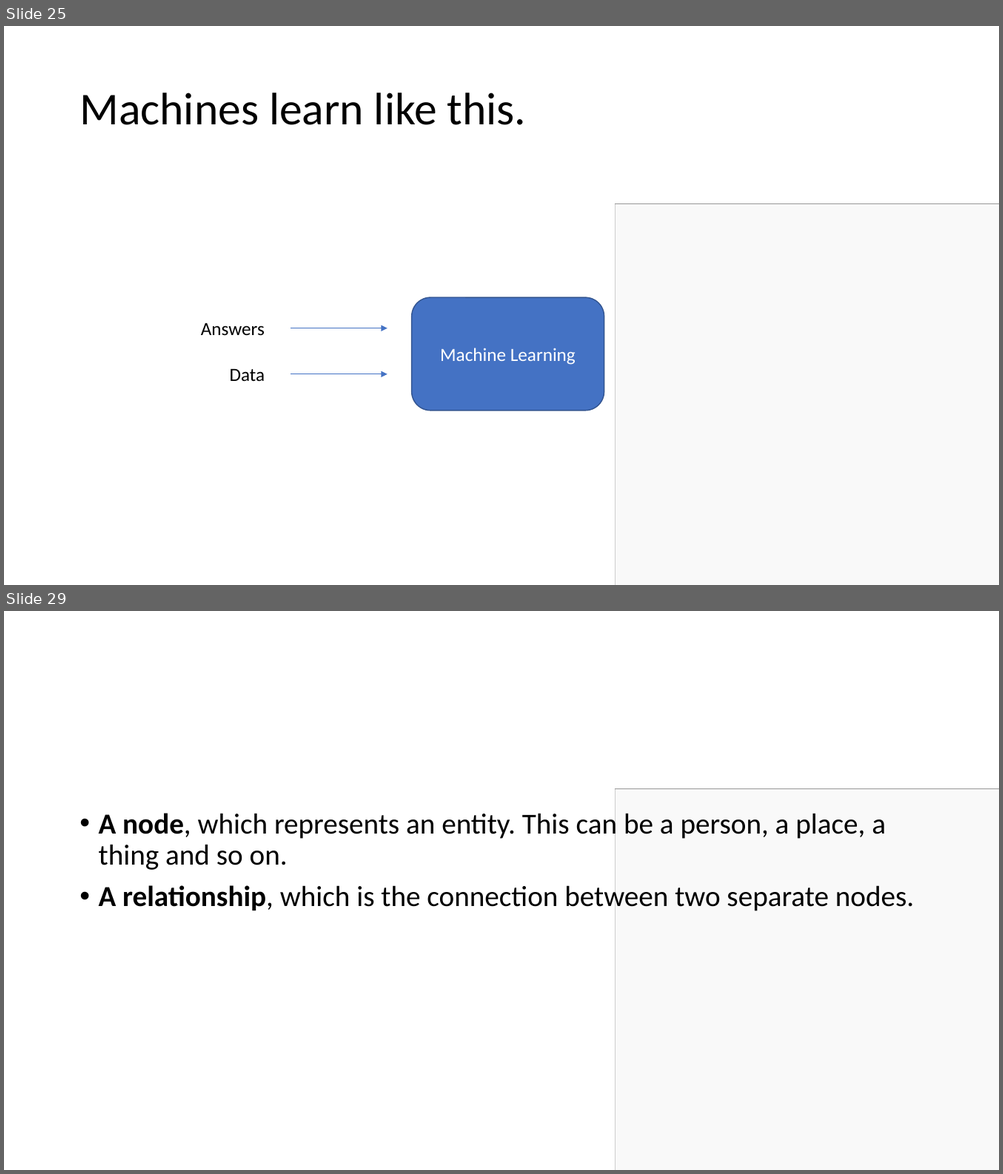
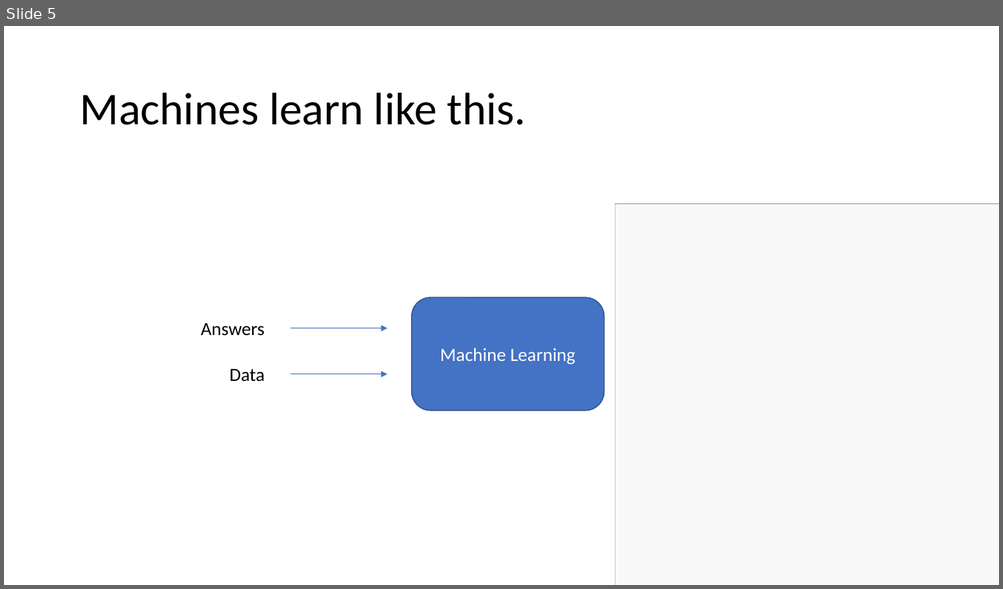
Before and after one commit to mikkelvalentinsorensen/MikValSor.GraphDBIntroTalk, a slide deck: Presentation.pptx. Shown one above the other, each under a label of ours: slides 25 and 29 before the commit, slide 5 after it; the slides between them are not shown. The pictures are 1003x1174 and 1003x589 pixels, drawn with LibreOffice and Linux fonts; fonts in the diff are those of the drawing; grey boxes stand for pictures. Boxes give left, top, right and bottom in pixels: in the first picture for what was removed or moved away, otherwise in the second. Text is boxed around its words. In the diff, an @@ line names an element or a change of style, - is before the commit and + after.

```diff
--- a/Presentation.pptx
+++ b/Presentation.pptx
@@ slide 29 removed at bbox=[4, 611, 999, 1170], background #FFFFFF @@
@@ text removed at bbox=[99, 809, 913, 914] @@
-• A node, which represents an entity. This can be a person, a place, a thing and so on.
-• A relationship, which is the connection between two separate nodes.
@@ picture removed at bbox=[615, 789, 999, 1170] @@
@@ rectangle removed at bbox=[615, 789, 999, 1170] @@
@@ what was slide 25 is now slide 5 @@
```
Also in this commit, not shown: 2 slides changed, 2 other slides removed, 1 other file.
